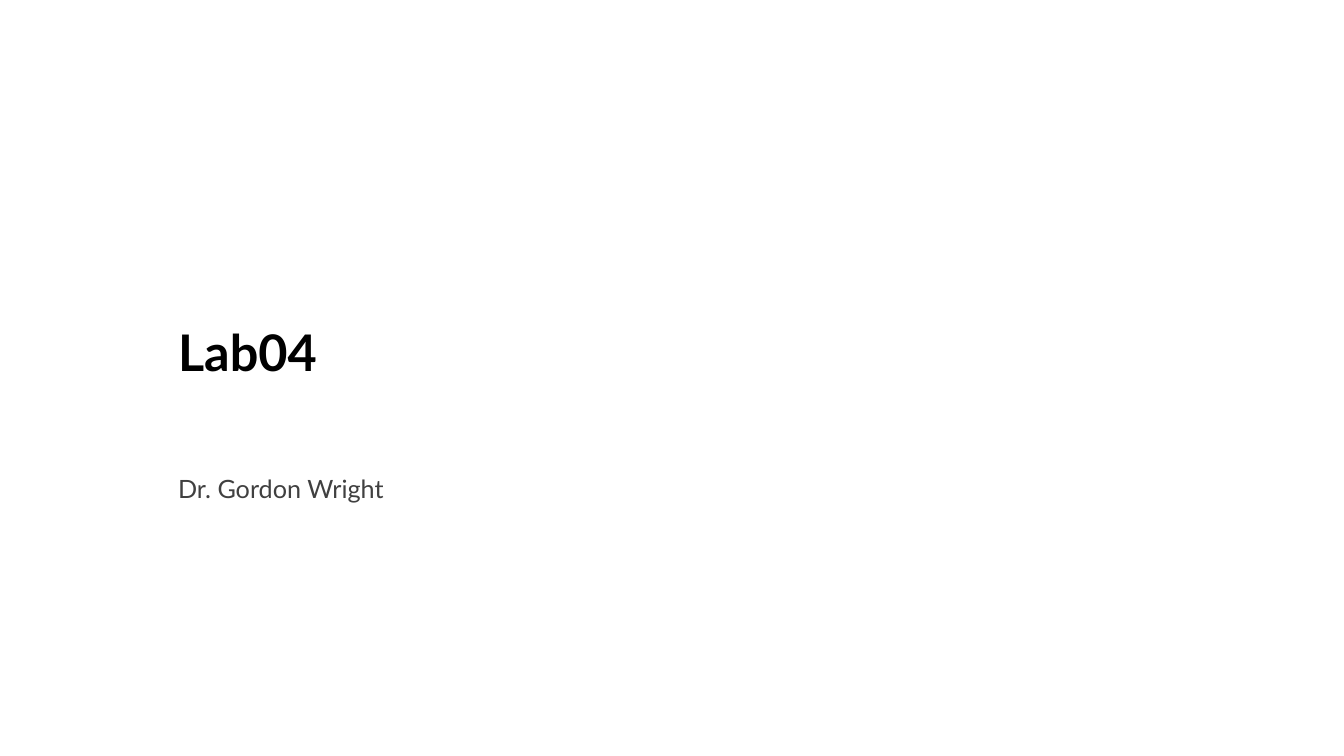
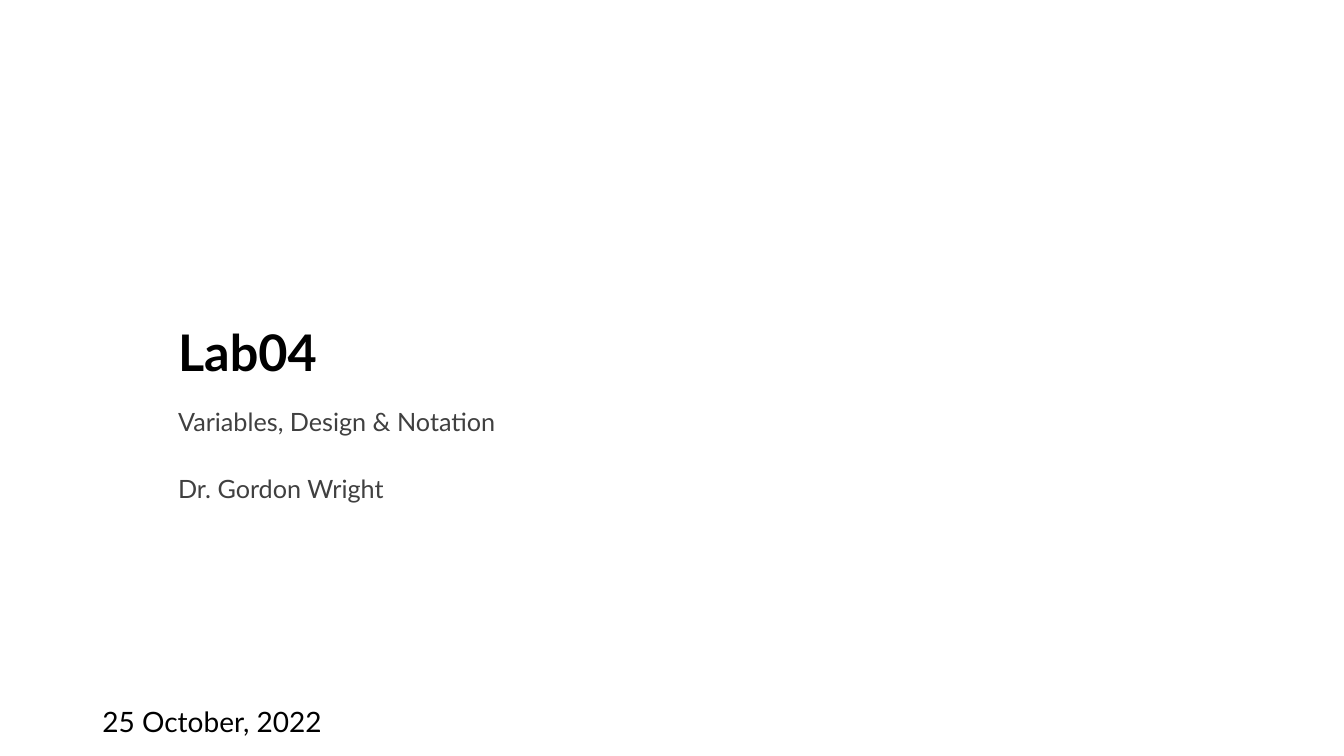
Before and after one commit to LittleMonkeyLab/PS52007Dslides, a slide deck: slide 1 of _site/labs/Lab04/Lab04.pptx. Drawn at 1344x756 pixels with LibreOffice and Linux fonts; fonts in the diff are those of the drawing; background and template pictures are left out. Boxes give left, top, right and bottom in pixels: in the first picture for what was removed or moved away, otherwise in the second. Text is boxed around its words. In the diff, an @@ line names an element or a change of style, - is before the commit and + after.

```diff
--- a/_site/labs/Lab04/Lab04.pptx
+++ b/_site/labs/Lab04/Lab04.pptx
@@ subtitle at (x1=178, y1=412, x2=495, y2=503): text changed @@
-Dr. Gordon Wright
+Variables, Design & Notation
+Dr. Gordon Wright
@@ text added at (x1=102, y1=711, x2=322, y2=736), 20 pt, text #000000 @@
+25 October, 2022
```
Also in this commit, not shown: 2 slides added, 1 slide removed, 48 other files.
